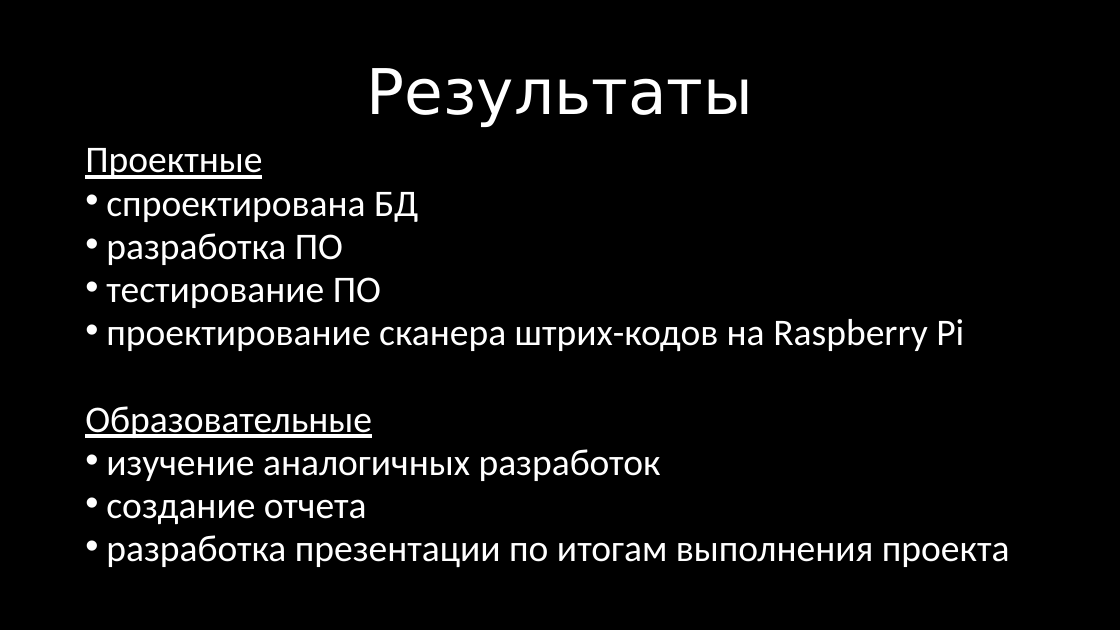
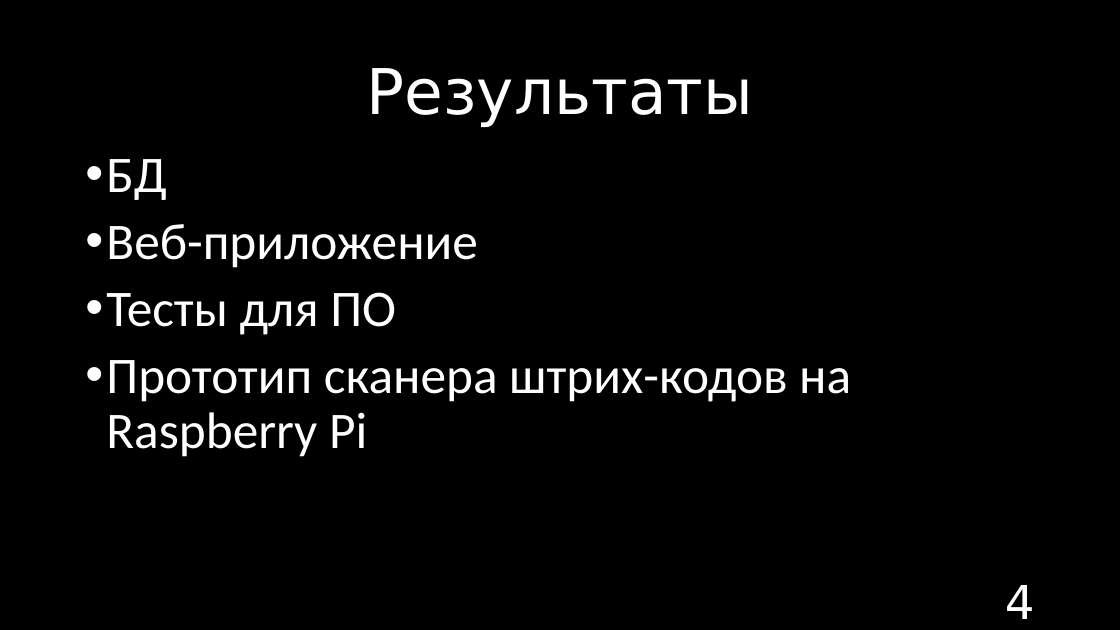
Before and after one commit to Komaricus/SmartFood, a slide deck: slide 4 of 15.11.2018 16-30.pptx. Drawn at 1120x630 pixels with LibreOffice and Linux fonts; fonts in the diff are those of the drawing; background and template pictures are left out. Boxes give left, top, right and bottom in pixels: in the first picture for what was removed or moved away, otherwise in the second. Text is boxed around its words. In the diff, an @@ line names an element or a change of style, - is before the commit and + after.

```diff
--- a/15.11.2018 16-30.pptx
+++ b/15.11.2018 16-30.pptx
@@ text at (x1=106, y1=159, x2=851, y2=457): text changed; size 32.2 to 44 pt @@
-Проектные
-• спроектирована БД
-• разработка ПО
-• тестирование ПО
-• проектирование сканера штрих-кодов на Raspberry Pi
-Образовательные
-• изучение аналогичных разработок
-• создание отчета
-• разработка презентации по итогам выполнения проекта
+• БД
+• Веб-приложение
+• Тесты для ПО
+• Прототип сканера штрих-кодов на Raspberry Pi
@@ page number added at (x1=1005, y1=585, x2=1035, y2=619), 40 pt, text #FFFFFF @@
+4
```
Also in this commit, not shown: 4 other slides changed.
